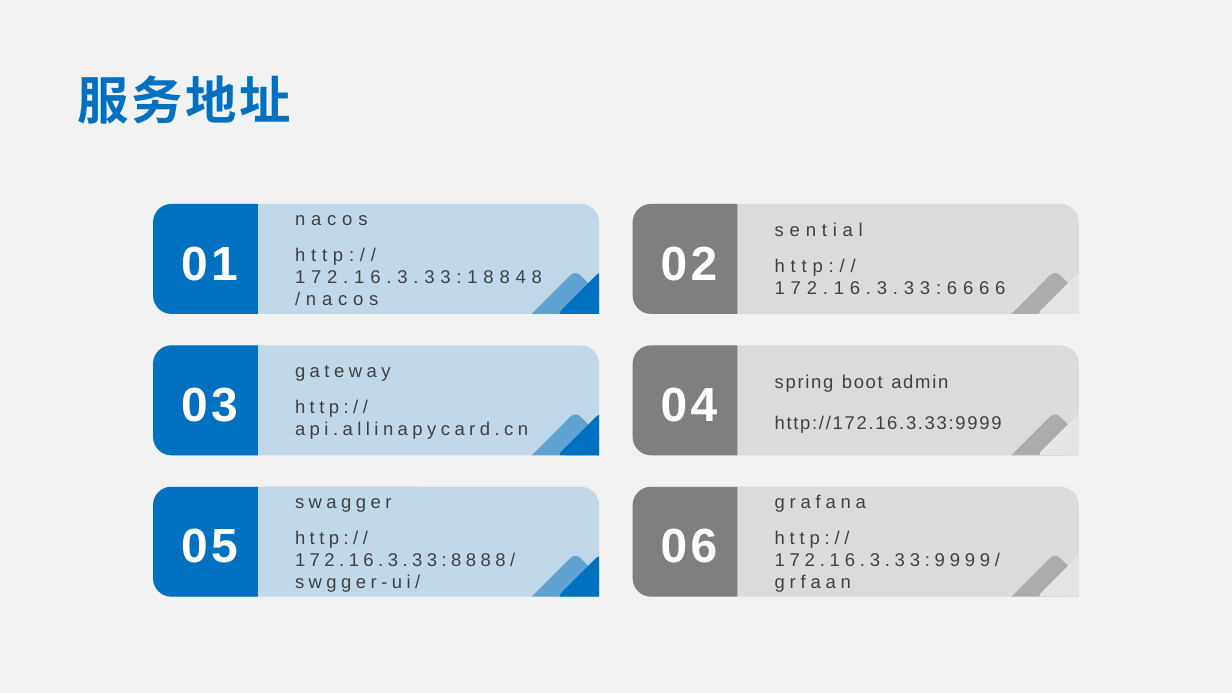
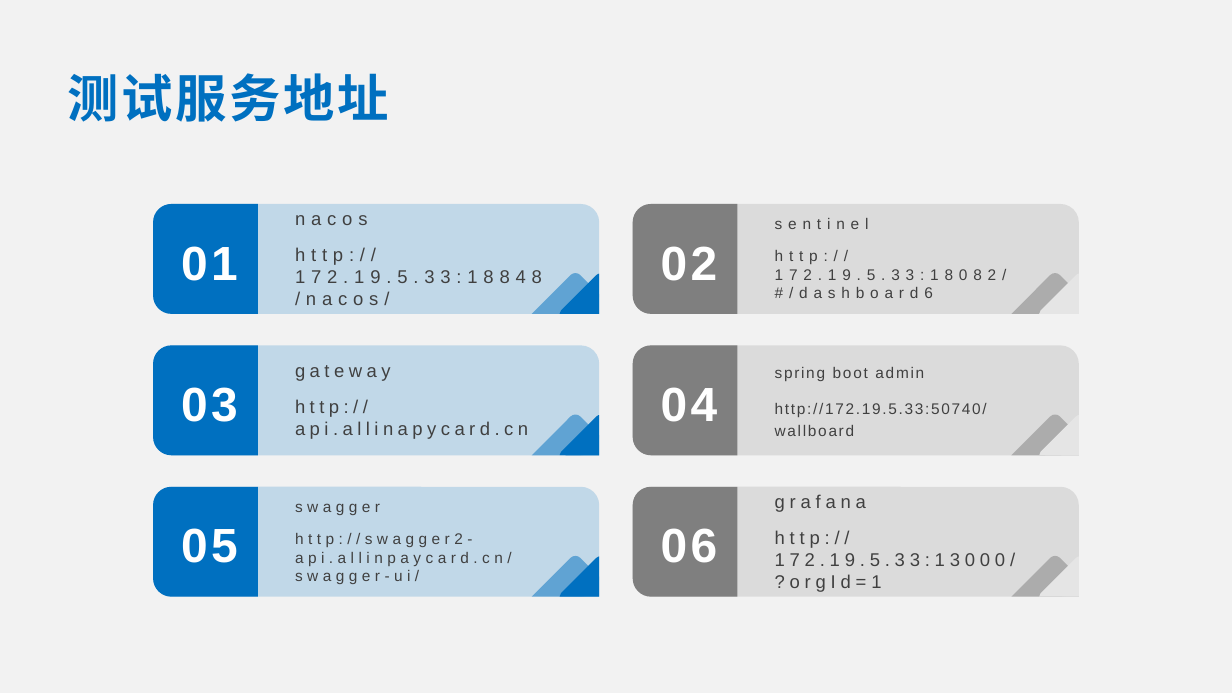
Before and after one commit to richardxie/notebook, a slide deck: slide 19 of ppt-template/基础框架介绍.pptx. Drawn at 1232x693 pixels with LibreOffice and Linux fonts; fonts in the diff are those of the drawing; background and template pictures are left out. Boxes give left, top, right and bottom in pixels: in the first picture for what was removed or moved away, otherwise in the second. Text is boxed around its words. In the diff, an @@ line names an element or a change of style, - is before the commit and + after.

```diff
--- a/ppt-template/基础框架介绍.pptx
+++ b/ppt-template/基础框架介绍.pptx
@@ text at [68, 73, 389, 122]: text changed @@
-服务地址
+测试服务地址
@@ text at [775, 218, 1007, 298]: text changed; size 10.8 to 9 pt @@
-sential
-http://172.16.3.33:6666
+sentinel
+http://172.19.5.33:18082/#/dashboard6
@@ text at [295, 247, 542, 305]: text changed @@
-http://172.16.3.33:18848/nacos
+http://172.19.5.33:18848/nacos/
@@ text at [775, 367, 924, 381]: size 10.8 to 9 pt in "spring boot admin" @@
@@ text at [775, 403, 987, 436]: text changed; size 10.8 to 9 pt @@
-http://172.16.3.33:9999
+http://172.19.5.33:50740/wallboard
@@ text "swagger" at [295, 533, 512, 584]: size 10.8 to 9 pt in "swagger" @@
@@ text at [295, 533, 512, 584]: text changed; size 10.8 to 9 pt @@
-http://172.16.3.33:8888/swgger-ui/
+http://swagger2-api.allinpaycard.cn/swagger-ui/
@@ text at [775, 530, 1016, 592]: text changed @@
-http://172.16.3.33:9999/grfaan
+http://172.19.5.33:13000/?orgId=1
```
Also in this commit, not shown: 3 other slides changed, 3 other files.
